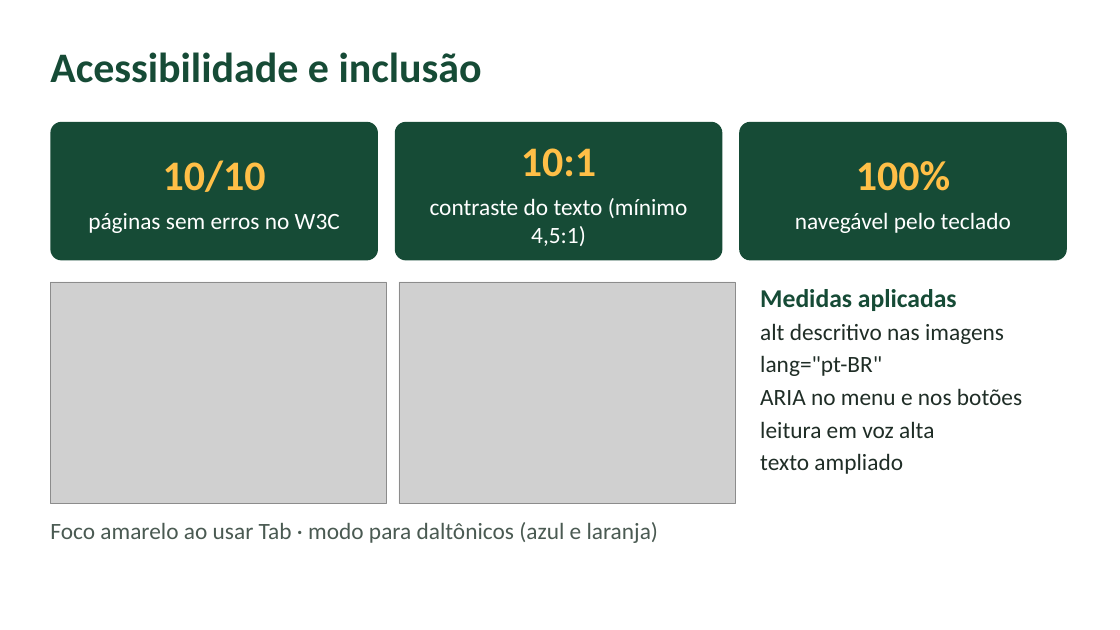
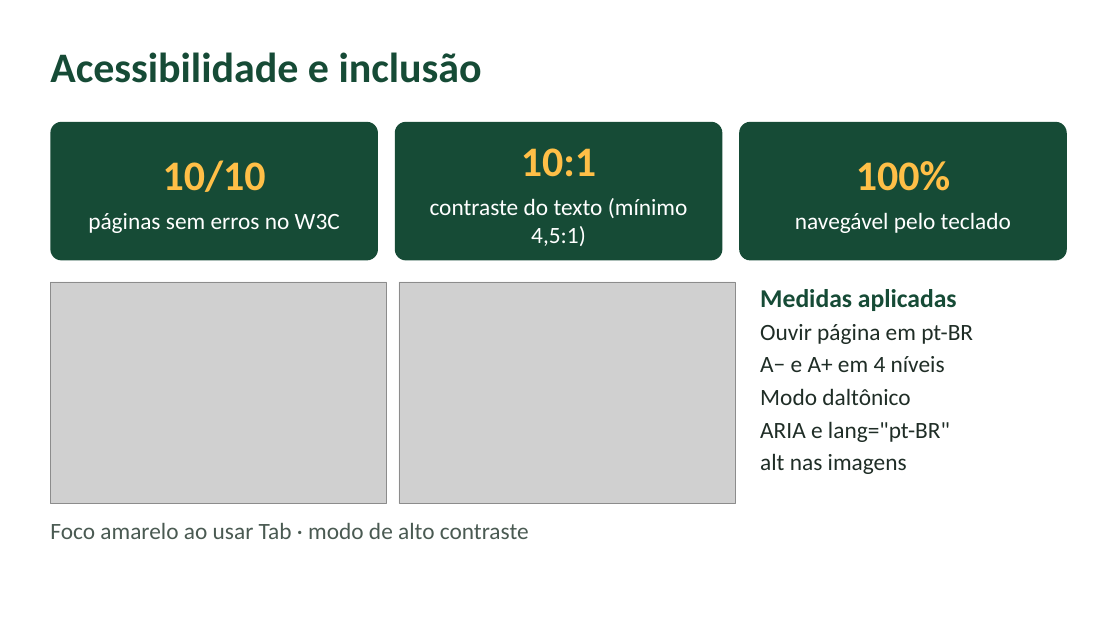
Before and after one commit to JeehSilphis/EcoLogica-Solucoes-, a slide deck: slide 11 of docs/Apresentacao-Final-EcoLogica.pptx (slide 10 before the commit). Drawn at 1120x630 pixels with LibreOffice and Linux fonts; fonts in the diff are those of the drawing; grey boxes stand for pictures. Boxes give left, top, right and bottom in pixels: in the first picture for what was removed or moved away, otherwise in the second. Text is boxed around its words. In the diff, an @@ line names an element or a change of style, - is before the commit and + after.

```diff
--- a/docs/Apresentacao-Final-EcoLogica.pptx
+++ b/docs/Apresentacao-Final-EcoLogica.pptx
@@ text at bbox=[760, 324, 973, 474]: text changed @@
-alt descritivo nas imagens
-lang="pt-BR"
-ARIA no menu e nos botões
-leitura em voz alta
-texto ampliado
+Ouvir página em pt-BR
+A− e A+ em 4 níveis
+Modo daltônico
+ARIA e lang="pt-BR"
+alt nas imagens
@@ text at bbox=[50, 523, 529, 539]: text changed @@
-Foco amarelo ao usar Tab · modo para daltônicos (azul e laranja)
+Foco amarelo ao usar Tab · modo de alto contraste
```
Also in this commit, not shown: 1 other slide changed, 1 slide added, 40 other files.
